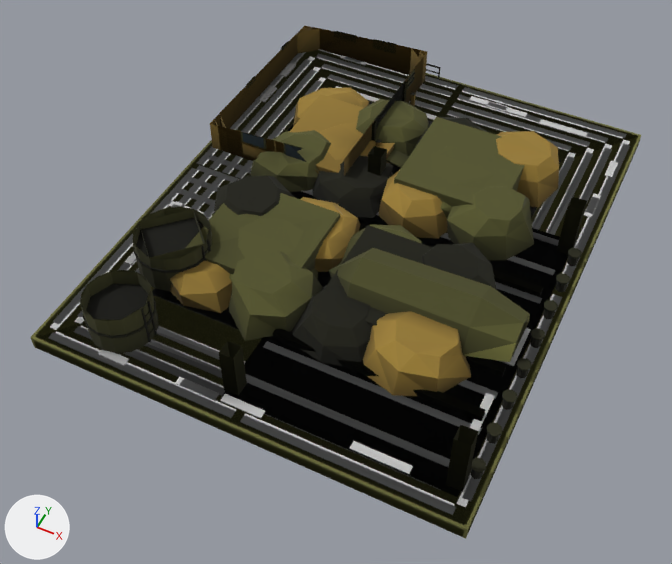
Before and after pictures for a commit that changed the glTF model assets/set_v5/meridian_shipyard_heavily_damaged.glb.
Both versions are drawn from a 50 mm camera at (9.5, -21.4, 23.7) aimed at (-0.1, -2.2, -0.3). Arrows for +X, +Y and +Z are at lower left; the lights stay in place. The older version comes first. Vertices at exactly the same position are counted once.

The scene before the commit, as lines of its bpy script (objects in view):
```python
me_mesh_0 = bpy.data.meshes.new('Mesh_0')
me_mesh_0.from_pydata(...)  # 2616 vertices, 3155 faces; spans x -7.4..7.4, y -9.3..9.3, z 0.0..2.9
# faces by material slot: [401, 585, 980, 1120, 20, 49]
me_mesh_0.materials.append(mat_paint)
me_mesh_0.materials.append(mat_paint2)
me_mesh_0.materials.append(mat_team)
me_mesh_0.materials.append(mat_metal)
me_mesh_0.materials.append(mat_rubber)
me_mesh_0.materials.append(mat_accent)
me_mesh_1 = bpy.data.meshes.new('Mesh_1')
me_mesh_1.from_pydata(...)  # 787 vertices, 886 faces; spans x -7.4..7.4, y -9.3..9.3, z 0.0..2.9
# faces by material slot: [58, 258, 450, 100, 20]
me_mesh_1.materials.append(mat_paint)
me_mesh_1.materials.append(mat_paint2)
me_mesh_1.materials.append(mat_team)
me_mesh_1.materials.append(mat_metal)
me_mesh_1.materials.append(mat_rubber)
me_mesh_2 = bpy.data.meshes.new('Mesh_2')
me_mesh_2.from_pydata(...)  # 361 vertices, 249 faces; spans x -7.4..7.4, y -9.3..9.3, z 0.0..2.9
# faces by material slot: [21, 110, 88, 10, 20]
me_mesh_2.materials.append(mat_paint)
me_mesh_2.materials.append(mat_paint2)
me_mesh_2.materials.append(mat_team)
me_mesh_2.materials.append(mat_metal)
me_mesh_2.materials.append(mat_rubber)
ob_body = bpy.data.objects.new('body', me_mesh_0)
ob_body.parent = ob_meridian_shipyard_heavily_damaged_lod0
ob_body.location = (0.0, 0.0, 0.0)
ob_body_001 = bpy.data.objects.new('body.001', me_mesh_1)
ob_body_001.parent = ob_meridian_shipyard_heavily_damaged_lod1
ob_body_001.location = (0.0, 0.0, 0.0)
ob_body_002 = bpy.data.objects.new('body.002', me_mesh_2)
ob_body_002.parent = ob_meridian_shipyard_heavily_damaged_lod2
ob_body_002.location = (0.0, 0.0, 0.0)
```
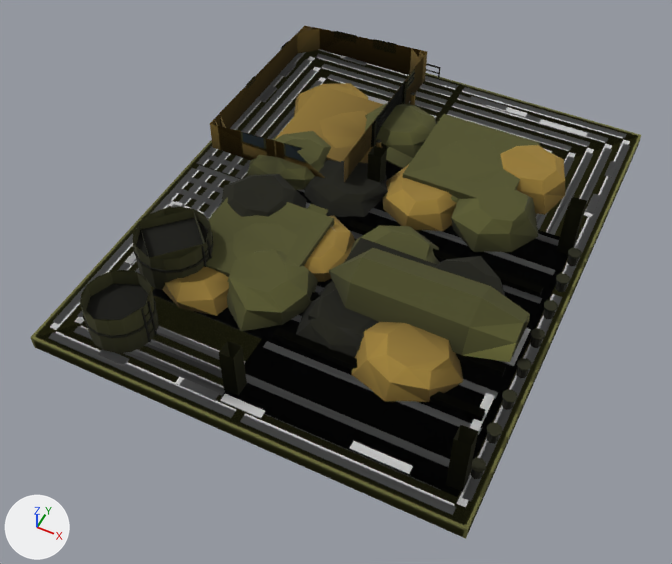
The change, as a list of edits to the scene's bpy script:
```text
Change me_mesh_0:
    used by ob_body; parent = ob_meridian_shipyard_heavily_damaged_lod0; location = (0.0, 0.0, 0.0)
    remove me_mesh_0.from_pydata(...)  # 2616 vertices, 3155 faces; spans x -7.4..7.4, y -9.3..9.3, z 0.0..2.9
    add me_mesh_0.from_pydata(...)  # 2624 vertices, 3165 faces; spans x -7.4..7.4, y -9.3..9.3, z 0.0..2.9
    me_mesh_0 part 1: the loose piece of 24 vertices spanning x -5.5..-2.3, y 3.4..6.5, z 0.5..1.2 is scaled about its middle by (1, 1, 0.587), then moved by (-0.2, 0.5, -0.1)
    me_mesh_0 part 2: the loose piece of 24 vertices spanning x -5.5..-2.2, y -6.1..-2.7, z 0.5..1.4 is scaled about its middle by (1, 1, 0.666), then moved by (-0.1, -0.2, -0.2)
    me_mesh_0 part 3: the loose piece of 24 vertices spanning x -3.1..0.6, y -3.1..0.5, z 0.5..1.4 is scaled about its middle by (1, 1, 0.619), then moved by (0.0, -0.5, -0.2)
    me_mesh_0 part 4: the loose piece of 24 vertices spanning x -0.5..2.9, y 0.0..3.6, z 0.5..1.7 is scaled about its middle by (1, 1, 0.694), then moved by (0.0, 0.4, -0.2)
    me_mesh_0 part 5: the loose piece of 24 vertices spanning x 2.1..5.4, y 3.3..6.5, z 0.5..1.9 is scaled about its middle by (1, 1, 0.737), then moved by (0.3, -0.2, -0.2)
    me_mesh_0 part 6: the loose piece of 24 vertices spanning x 1.9..5.7, y -6.2..-2.8, z 0.5..1.8 is scaled about its middle by (1, 1, 0.681), then moved by (-0.1, -0.3, -0.2)
    me_mesh_0 part 7: the loose piece of 24 vertices spanning x -5.6..-2.0, y 0.0..3.4, z 0.5..1.4 is scaled about its middle by (1, 1, 0.688), then moved by (-0.1, 0.0, -0.1)
    me_mesh_0 part 8: the loose piece of 24 vertices spanning x -3.1..0.4, y 3.5..6.4, z 0.5..1.6 is scaled about its middle by (1, 1, 0.736), then moved by (0.3, 0.2, -0.1)
    me_mesh_0 part 9: the loose piece of 24 vertices spanning x -3.1..0.3, y -6.4..-2.8, z 0.5..1.8 is scaled about its middle by (1, 1, 0.715), then moved by (-0.3, 0.3, -0.2)
    me_mesh_0 part 10: the loose piece of 24 vertices spanning x -0.3..3.1, y -3.0..0.3, z 0.5..1.4 is scaled about its middle by (1, 1, 0.576), then moved by (0.2, 0.3, -0.2)
    me_mesh_0 part 11: the loose piece of 24 vertices spanning x 2.1..5.6, y 0.0..3.6, z 0.5..1.9 is scaled about its middle by (1, 1, 0.711), then moved by (0.0, 0.4, -0.2)
    me_mesh_0 part 12: the loose piece of 24 vertices spanning x -5.3..-2.0, y -2.9..0.1, z 0.5..1.6 is scaled about its middle by (1, 1, 0.736), then moved by (0.0, 0.4, -0.2)
    me_mesh_0 part 13: the loose piece of 24 vertices spanning x -2.9..0.3, y -0.1..3.4, z 0.5..1.3 is scaled about its middle by (1, 1, 0.584), then moved by (-0.3, -0.1, -0.2)
    me_mesh_0 part 14: the loose piece of 24 vertices spanning x -0.5..2.8, y 3.1..6.4, z 0.5..1.6 is scaled about its middle by (1, 1, 0.69), then moved by (0.2, 0.3, -0.2)
    me_mesh_0 part 15: the loose piece of 24 vertices spanning x -0.4..2.9, y -6.1..-2.9, z 0.5..1.5 is scaled about its middle by (1, 1, 0.616), then moved by (0.1, 0.3, -0.2)
    me_mesh_0 part 16: the loose piece of 24 vertices spanning x 2.2..5.4, y -3.0..0.4, z 0.5..1.5 is scaled about its middle by (1, 1, 0.618), then moved by (0.4, -0.2, -0.2)
    me_mesh_0 part 17: 177 kept faces spanning x -7.0..7.0, y -8.1..7.6, z 0.5..2.3 get new vertex colours
    other edits to the shape of me_mesh_0 do not show in these pictures
Change me_mesh_2:
    used by ob_body_002; parent = ob_meridian_shipyard_heavily_damaged_lod2; location = (0.0, 0.0, 0.0)
    remove me_mesh_2.from_pydata(...)  # 361 vertices, 249 faces; spans x -7.4..7.4, y -9.3..9.3, z 0.0..2.9
    add me_mesh_2.from_pydata(...)  # 389 vertices, 263 faces; spans x -7.4..7.4, y -9.3..9.3, z 0.0..2.9
    me_mesh_2 part 18: the loose piece of 8 vertices spanning x 0.4..4.2, y -4.7..-0.8, z 0.5..1.5 is scaled about its middle by (1, 1, 0.591), then moved by (-0.1, -0.3, -0.2)
    me_mesh_2 part 19
    4 vertices in x -4.5..-0.6, y 1.3..5.2, z 0.5 move by (-0.5, 0.9, 0.0)
    4 vertices in x -4.5..-0.6, y 1.3..5.2, z 1.2 move by (-0.5, 0.9, -0.3)
    16 vertices move from x -4.5..4.2, y -4.7..5.2, z 0.5..1.8 to x -4.7..4.3, y -4.7..5.9, z 0.5..1.5
    28 vertices are added at x -7.0..7.0, y -8.9..8.9, z 0.5
    14 new faces join them, mat_team
```

What differs and where, as boxes (x1, y1, x2, y2) in the pictures (672 x 564 px; the box of a moved part takes in the faces that stretch with it):
'body', reshaped: before (37, 28, 639, 532); after (36, 28, 639, 536)
part 1 of me_mesh_0, moved or reshaped: before (293, 87, 369, 127); after (294, 83, 369, 116)
part 2 of me_mesh_0, moved or reshaped: before (170, 260, 232, 313); after (162, 267, 229, 316)
part 3 of me_mesh_0, moved or reshaped: before (300, 197, 360, 272); after (304, 216, 355, 282)
part 4 of me_mesh_0, moved or reshaped: before (379, 170, 448, 238); after (383, 164, 457, 231)
part 5 of me_mesh_0, moved or reshaped: before (496, 131, 559, 208); after (500, 145, 565, 215)
part 6 of me_mesh_0, moved or reshaped: before (363, 311, 471, 396); after (351, 322, 463, 402)
part 7 of me_mesh_0, moved or reshaped: before (250, 130, 331, 192); after (247, 131, 331, 190)
part 8 of me_mesh_0, moved or reshaped: before (356, 99, 429, 156); after (365, 102, 437, 158)
part 9 of me_mesh_0, moved or reshaped: before (229, 250, 323, 341); after (227, 250, 318, 331)
part 10 of me_mesh_0, moved or reshaped: before (337, 224, 422, 266); after (350, 225, 440, 265)
part 11 of me_mesh_0, moved or reshaped: before (447, 186, 534, 260); after (451, 187, 538, 252)
part 12 of me_mesh_0, moved or reshaped: before (214, 176, 294, 216); after (221, 174, 307, 217)
part 13 of me_mesh_0, moved or reshaped: before (312, 155, 393, 218); after (304, 160, 388, 217)
part 14 of me_mesh_0, moved or reshaped (not visible afterwards): before (416, 117, 487, 146)
part 15 of me_mesh_0, moved or reshaped: before (291, 285, 372, 366); after (296, 289, 376, 358)
part 16 of me_mesh_0, moved or reshaped: before (422, 243, 497, 290); after (434, 256, 505, 296)
part 17 of me_mesh_0, edited (looks the same): (75, 69, 601, 435) in both
part 18 of me_mesh_2, moved or reshaped: before (325, 225, 433, 326); after (308, 238, 437, 337)
part 19 of me_mesh_2, cut back: before (186, 94, 524, 274); after (206, 85, 540, 277)
